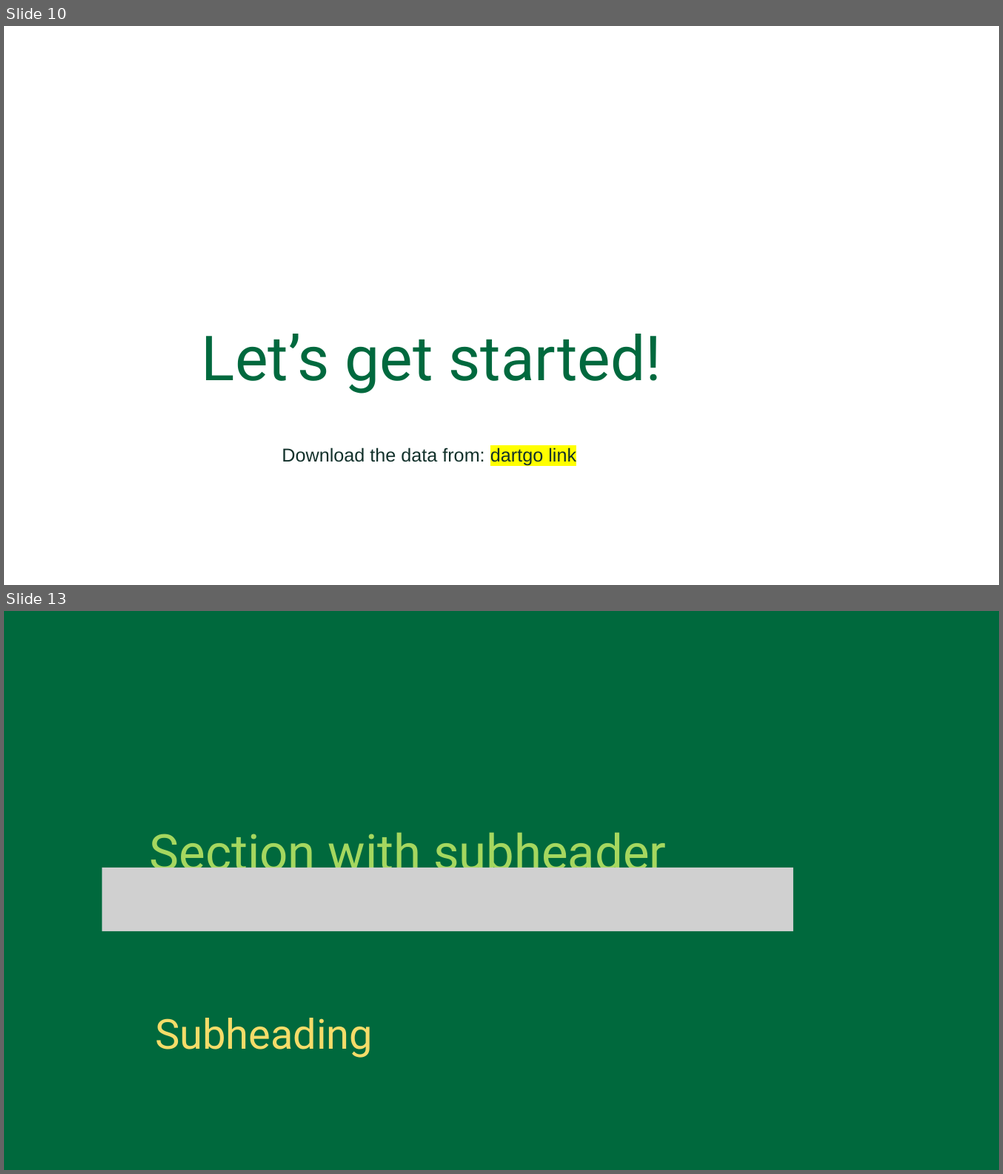
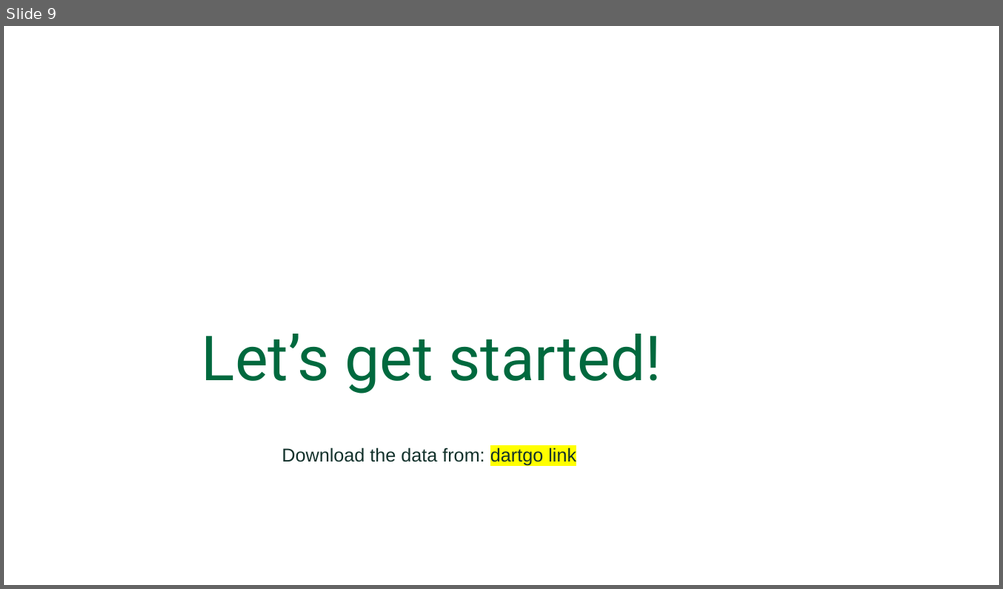
Before and after one commit to Dartmouth-Libraries/r-wrangle-viz_ws, a slide deck: slides/R_Data_Wrangling_and_Visualization.pptx. Shown one above the other, each under a label of ours: slides 10 and 13 before the commit, slide 9 after it; the slides between them are not shown. The pictures are 1003x1174 and 1003x589 pixels, drawn with LibreOffice and Linux fonts; fonts in the diff are those of the drawing; grey boxes stand for pictures; background and template pictures are left out. Boxes give left, top, right and bottom in pixels: in the first picture for what was removed or moved away, otherwise in the second. Text is boxed around its words. In the diff, an @@ line names an element or a change of style, - is before the commit and + after.

```diff
--- a/slides/R_Data_Wrangling_and_Visualization.pptx
+++ b/slides/R_Data_Wrangling_and_Visualization.pptx
@@ slide 13 removed at bbox=[4, 611, 999, 1170], background #00693D @@
@@ text removed at bbox=[150, 832, 666, 882] @@
-Section with subheader
@@ picture removed at bbox=[102, 868, 793, 931] @@
@@ text removed at bbox=[155, 1018, 373, 1058] @@
-Subheading
@@ what was slide 10 is now slide 9 @@
```
Also in this commit, not shown: 2 slides changed, 2 slides added, 5 other slides removed, 2 other files.
